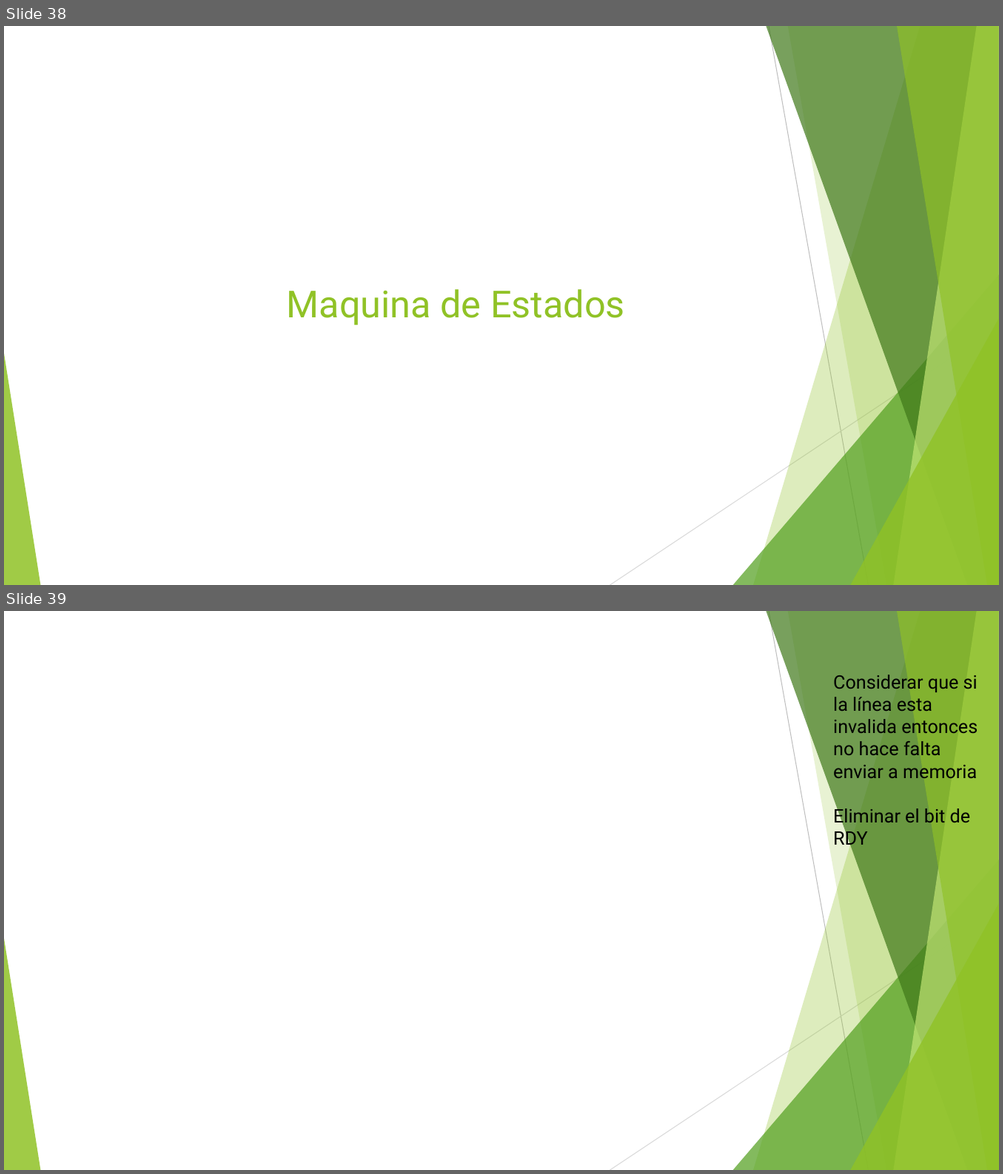
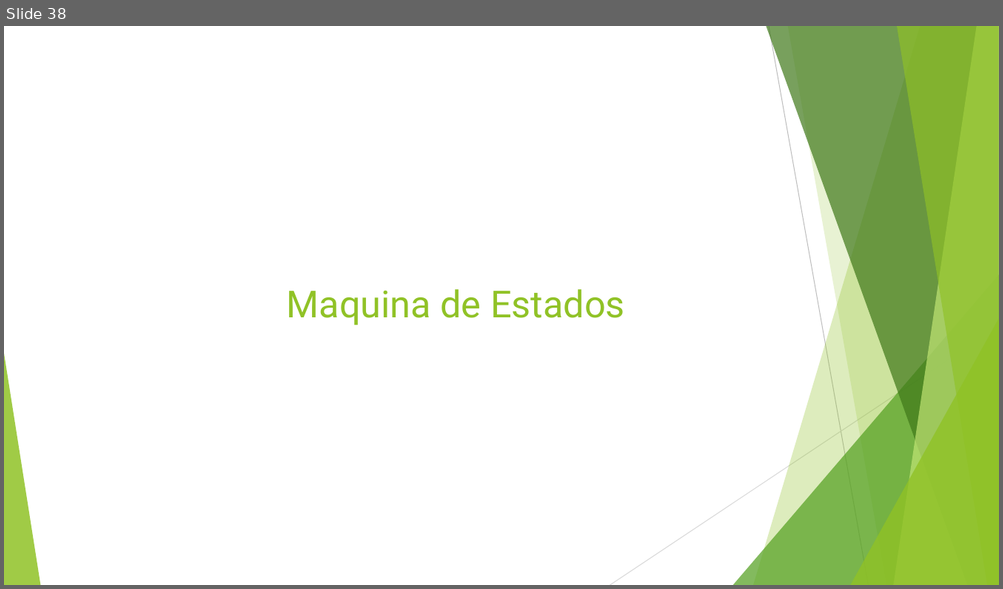
Before and after one commit to debruynmonge/Segundo-Proyecto-Arquitecura-de-Computadores, a slide deck: Proyecto de Arquitectura de Computadoras.pptx. Shown one above the other, each under a label of ours: slides 38 and 39 before the commit, slide 38 after it. The pictures are 1003x1174 and 1003x589 pixels, drawn with LibreOffice and Linux fonts; fonts in the diff are those of the drawing. Boxes give left, top, right and bottom in pixels: in the first picture for what was removed or moved away, otherwise in the second. Text is boxed around its words. In the diff, an @@ line names an element or a change of style, - is before the commit and + after.

```diff
--- a/Proyecto de Arquitectura de Computadoras.pptx
+++ b/Proyecto de Arquitectura de Computadoras.pptx
@@ slide 39 removed at (4,611,999,1170), background #FFFFFF; not listed: 10 template elements that a slide beside it also shows @@
@@ text removed at (833,675,977,850) @@
-Considerar que si la línea esta invalida entonces no hace falta enviar a memoria
-Eliminar el bit de RDY
```
Also in this commit, not shown: 3 slides changed, 3 slides added, 1 other slide removed, 2 other files.
